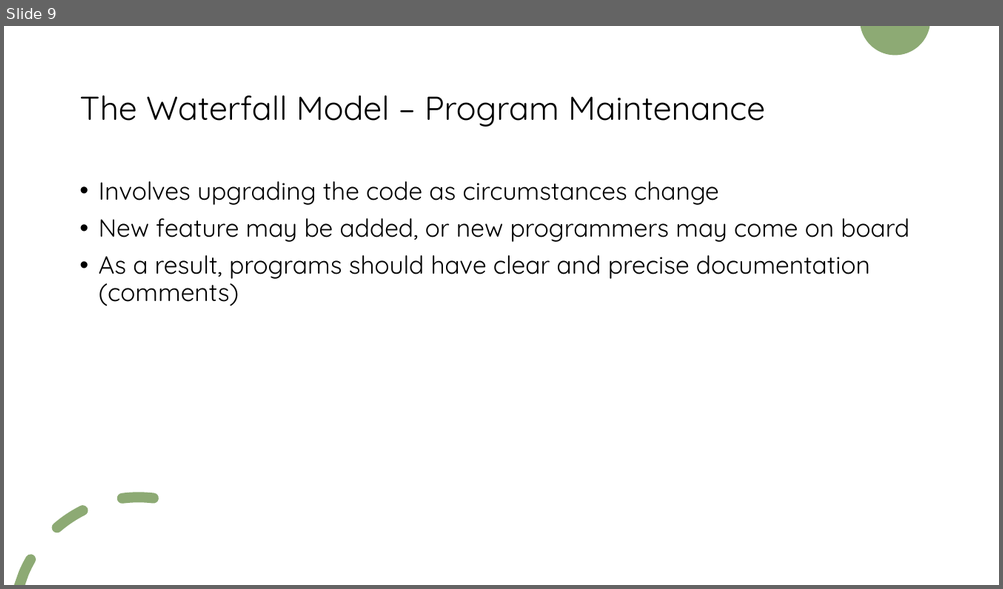
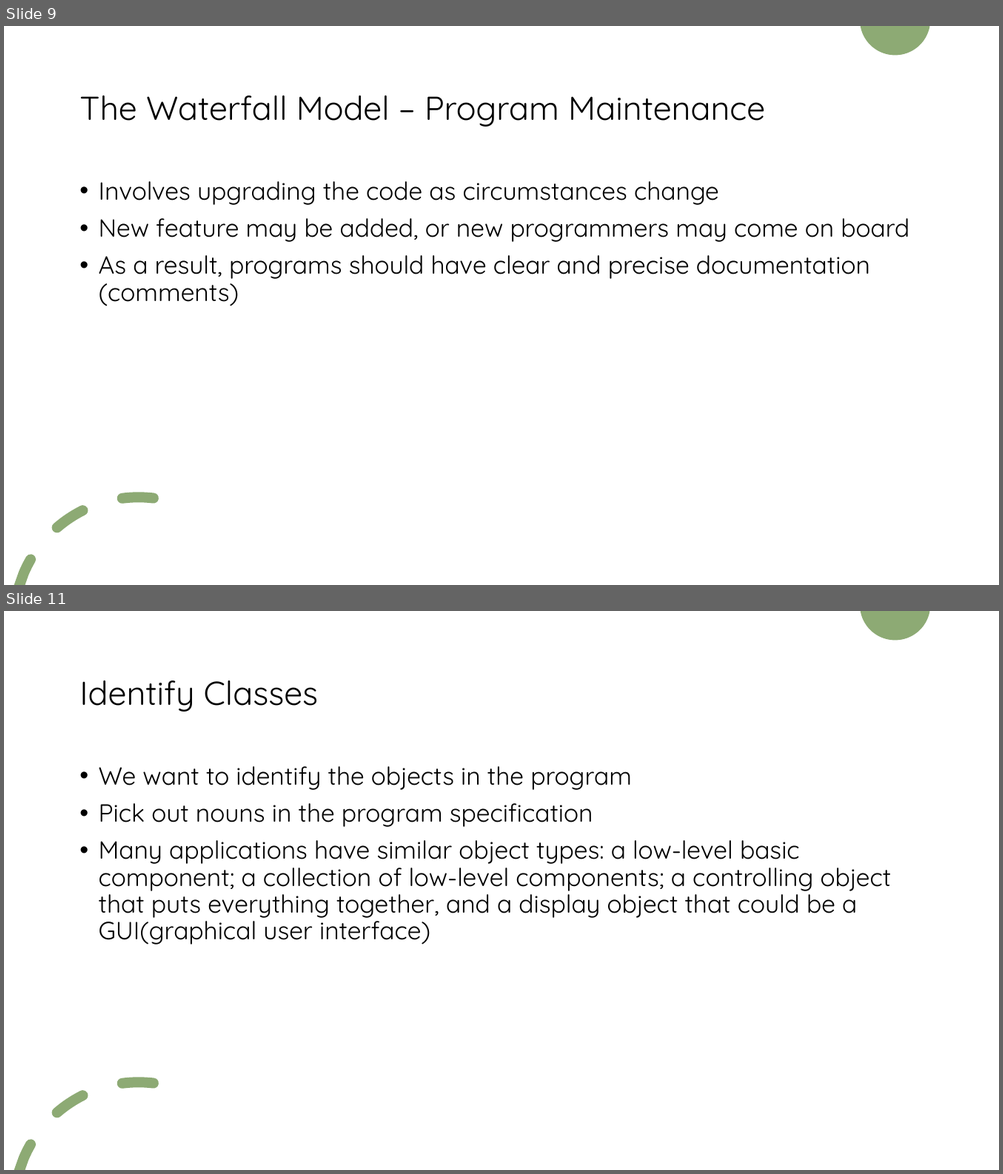
Before and after one commit to KarinaSang/Teaching, a slide deck: AP_Java/ProgramDesign/ProgramDesign.pptx. Shown one above the other, each under a label of ours: slide 9 before the commit, slides 9 and 11 after it; the slides between them are not shown. The pictures are 1003x589 and 1003x1174 pixels, drawn with LibreOffice and Linux fonts; fonts in the diff are those of the drawing. Boxes give left, top, right and bottom in pixels: in the first picture for what was removed or moved away, otherwise in the second. Text is boxed around its words. In the diff, an @@ line names an element or a change of style, - is before the commit and + after.

```diff
--- a/AP_Java/ProgramDesign/ProgramDesign.pptx
+++ b/AP_Java/ProgramDesign/ProgramDesign.pptx
@@ slide 11 added at box(4, 611, 999, 1170), background #FFFFFF; not listed: 2 template elements that a slide beside it also shows @@
@@ title added at box(79, 681, 318, 712), 32 pt, text #000000 @@
+Identify Classes
@@ text added at box(99, 766, 891, 945), 24 pt, text #000000 @@
+• We want to identify the objects in the program
+• Pick out nouns in the program specification
+• Many applications have similar object types: a low-level basic component; a collection of low-level components; a controlling object that puts everything together, and a display object that could be a GUI(graphical user interface)
```
Also in this commit, not shown: 1 slide changed, 11 other slides added, 16 slides removed, 11 other files.
